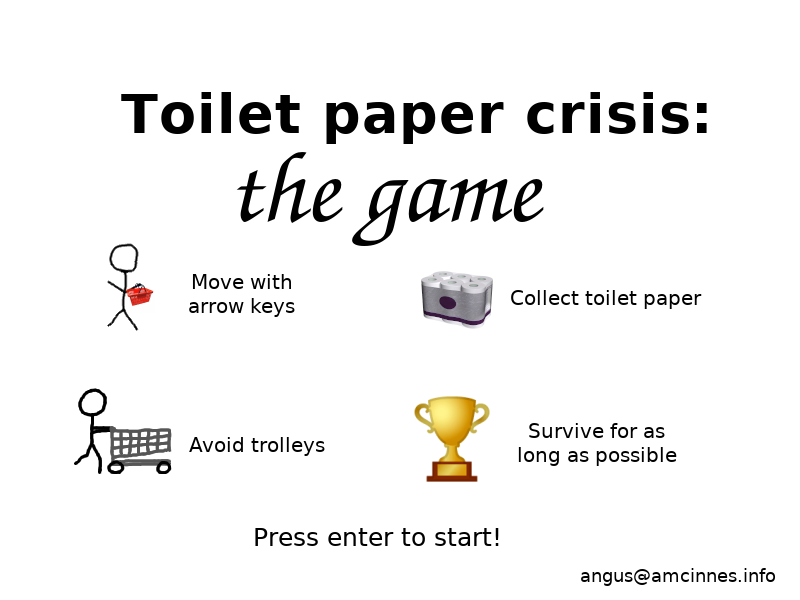
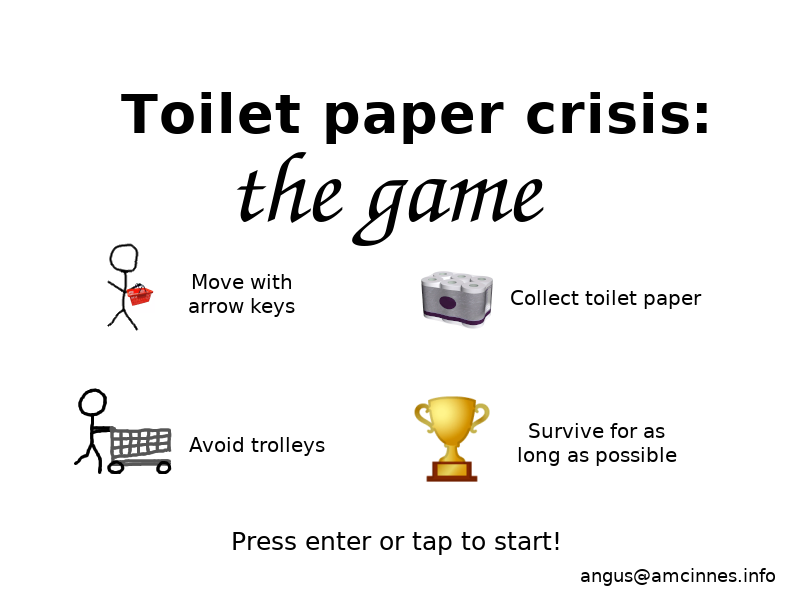
Comparing the layer stacks of the two 800 x 600 images. Changes:
renamed "Press enter to start!" to "Press enter or tap to start!", painted on it over [233, 528, 559, 555]
